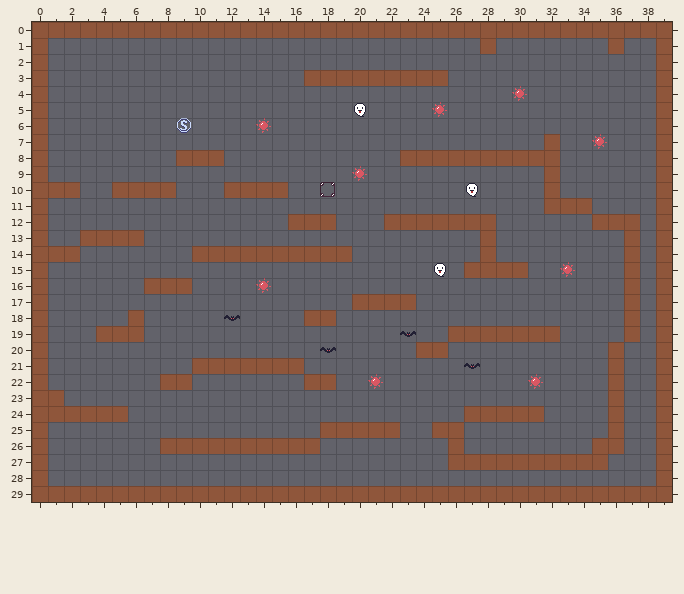
Tiled map, stored at Platformer/assets/data/003.tmx. The picture above is the old version.
Cells are 16x16 px. Shown: x 0..39, y 0..29.
The result:
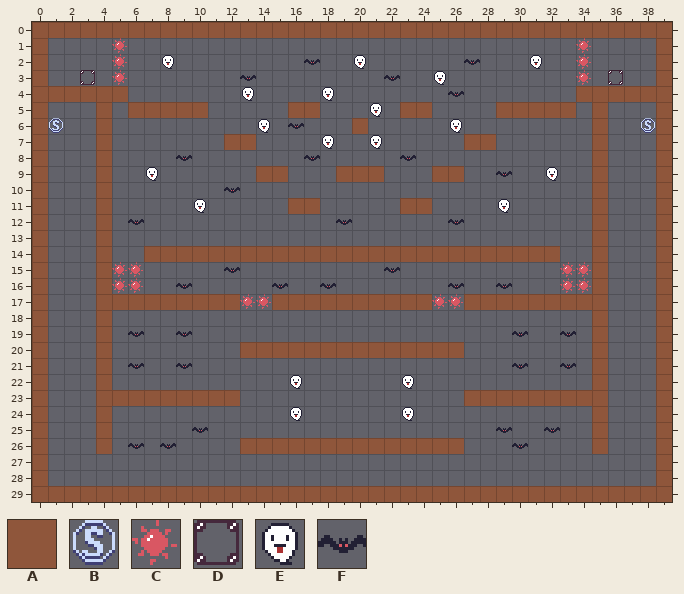
Key: from "tileset": A 0, B 8, C 9, D 10, E 11, F 12.
_ is an empty cell, . an unchanged one.
Diff:
--- layer "wall"
@@ x 28..36 @@
- 1 A.......A
+ 1 _......._
@@ x 1..38 @@
- 3 ................AAAAAAAAA.............
- 4 _____............................_____
- 5 ..._._____.....__.....__...._____._...
- 6 ..._..............._.............._...
- 7 ..._.......__.............__...A.._...
- 8 ..._....AAA...........AAAAAAAAAA.._...
- 9 ..._.........__...___...__.....A.._...
-10 AA._AAAA...AAAA................A.._...
-11 ..._...........__.....__.......AAA_...
-12 ..._...........AAA...AAAAAAA.......AA.
-13 ..A.AA.....................A......_.A.
-14 AA._..___..........________.____.._.A.
-15 ..._......................AAAA...._.A.
-16 ..._..AAA........................._.A.
-17 ..._________.._____...._.._________.A.
-18 ..._.A..........AA................_.A.
-19 ....AA...................AAAAAAA.._.A.
-20 ..._........___________.._........_A..
-21 ..._.....AAAAAAA.................._A..
-22 ..._...AA.......AA................_A..
-23 A.._________.............._________A..
-24 AAA.A.....................AAAAA..._A..
-25 ..._.............AAAAA..AA........_A..
-26 ..._...AAAAA.....________..........A..
-27 .........................AAAAAAAAAA...
+ 3 ................_________.............
+ 4 AAAAA............................AAAAA
+ 5 ...A.AAAAA.....AA.....AA....AAAAA.A...
+ 6 ...A...............A..............A...
+ 7 ...A.......AA.............AA..._..A...
+ 8 ...A....___...........__________..A...
+ 9 ...A.........AA...AAA...AA....._..A...
+10 __.A____...____................_..A...
+11 ...A...........AA.....AA.......___A...
+12 ...A...........___..._______.......__.
+13 .._.__....................._......A._.
+14 __.A..AAA..........AAAAAAAA.AAAA..A._.
+15 ...A......................____....A._.
+16 ...A..___.........................A._.
+17 ...AAAAAAAAA..AAAAA....A..AAAAAAAAA._.
+18 ...A._..........__................A._.
+19 ....__..................._______..A._.
+20 ...A........AAAAAAAAAAA..A........A_..
+21 ...A....._______..................A_..
+22 ...A...__.......__................A_..
+23 _..AAAAAAAAA..............AAAAAAAAA_..
+24 ___._....................._____...A_..
+25 ...A............._____..__........A_..
+26 ...A..._____.....AAAAAAAA.........._..
+27 .........................__________...
--- layer "object"
@@ x 1..38 @@
- 1 ...._............................_....
- 2 ...._.._........_.._......_..._.._....
- 3 .._._......._........_.._........_._..
- 4 ............_...._......._...C........
- 5 ...................E_...C.............
- 6 _.......B....C._........._..........._
- 7 ................._.._.............C...
- 8 ........_......._....._...............
- 9 ......_............C........_.._......
-10 ..........._.....D........E...........
-11 ........._.................._.........
-12 ....._............_......_............
+ 1 ....C............................C....
+ 2 ....C..E........F..E......F...E..C....
+ 3 ..D.C.......F........F..E........C.D..
+ 4 ............E....E.......F..._........
+ 5 ..................._E..._.............
+ 6 B......._....E.F.........E...........B
+ 7 .................E..E............._...
+ 8 ........F.......F.....F...............
+ 9 ......E............_........F..E......
+10 ...........F....._........_...........
+11 .........E..................E.........
+12 .....F............F......F............
@@ x 5..34 @@
-15 __....._........._..E........_
-16 __.._....C_.._......._.._...__
-17 ........__..........__........
-18 .......F......................
-19 ._.._.............F......_.._.
-20 .............F................
-21 ._.._.................F.._.._.
-22 ..........._....C._.......C...
+15 CC.....F.........F.._........C
+16 CC..F...._F..F.......F..F...CC
+17 ........CC..........CC........
+18 ......._......................
+19 .F..F............._......F..F.
+20 ............._................
+21 .F..F................._..F..F.
+22 ...........E...._.E......._...
@@ x 6..32 @@
-24 .........._......_.........
-25 ...._.................._.._
-26 _._....................._..
+24 ..........E......E.........
+25 ....F..................F..F
+26 F.F.....................F..
Boxes around the changes in both pictures, in picture pixels (x1, y1, x2, y2):
changed: (48, 38, 656, 470)
